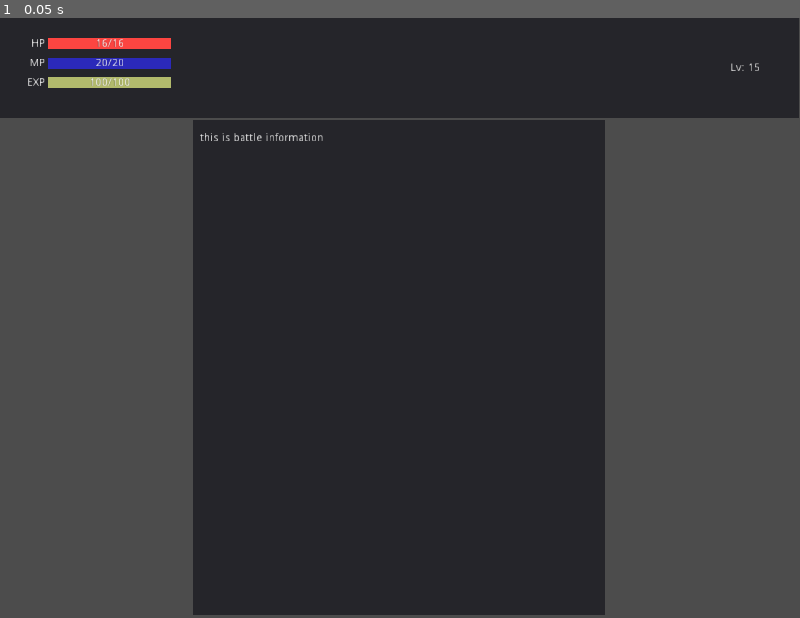
Above: before the commit, frame 1.
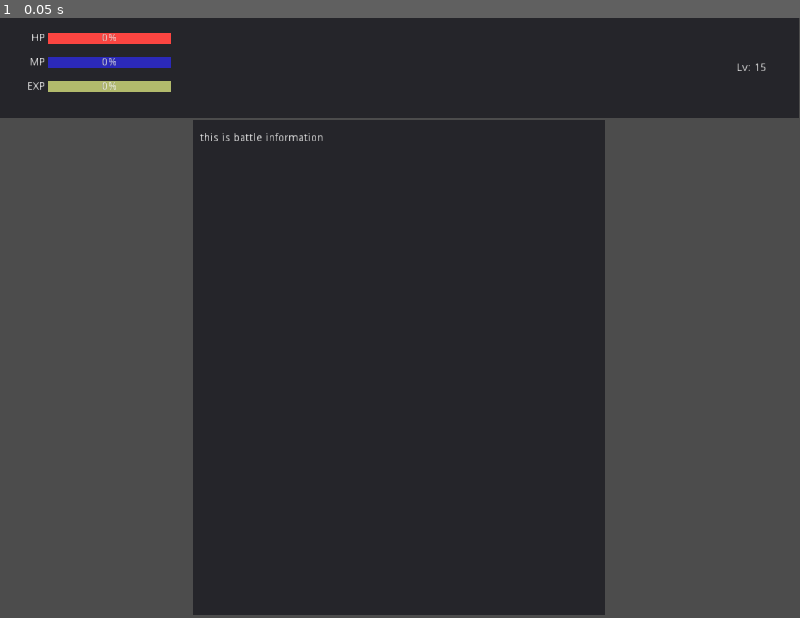
Above: after the commit, the same moment.

Repository: Eldanichu/projects
Game: Godot game, scene res://game.tscn
The game is run twice, just before and just after one commit, with the same random seed, the same clock (stepped at 60 frames per second) and the same inputs. The engine's default icon, where the game draws it, is replaced by a stand-in: a white triangle on a blue panel in a dark square.
Inputs:
- Up to frame 1 (0.05 s): no input

The runs differ from the first frame. In frame 1, 0.6% of the frame differs, in the area x 3-96%, y 2-13%.

Commit message:
Revert "计算等级"
This reverts commit b24b4d7963c9424179829d494d228bd2ccf3673b.

Diff:
--- a/M001/Data.gd
+++ /dev/null
@@ -1,17 +0,0 @@
-extends Node
-
-
-# Declare member variables here. Examples:
-# var a = 2
-# var b = "text"
-var lvl = Level
-
-# Called when the node enters the scene tree for the first time.
-func _ready():
-	lvl.new().init_level()
-	pass # Replace with function body.
-
-
-# Called every frame. 'delta' is the elapsed time since the previous frame.
-#func _process(delta):
-#	pass
--- a/M001/game.gd
+++ b/M001/game.gd
@@ -1,9 +1,10 @@
 extends Node
-class_name Game
+
+var L;
 
 func _ready():
-	print("game ready")
-	pass
+	L = Level.new()
+	L.init_level()
 
 func _exit_tree():
-	pass
+	L.free()
--- a/M001/game.tscn
+++ b/M001/game.tscn
@@ -1,72 +1,9 @@
-[gd_scene load_steps=10 format=2]
+[gd_scene load_steps=3 format=2]
 
 [ext_resource path="res://ui.tscn" type="PackedScene" id=1]
 [ext_resource path="res://game.gd" type="Script" id=2]
-[ext_resource path="res://icon.png" type="Texture" id=3]
-[ext_resource path="res://player.gd" type="Script" id=4]
 
-[sub_resource type="VisualShaderNodeInput" id=1]
-input_name = "uv"
-
-[sub_resource type="VisualShaderNodeScalarOp" id=2]
-default_input_values = [ 0, 0.0, 1, 2.2 ]
-
-[sub_resource type="VisualShaderNodeScalarFunc" id=3]
-function = 0
-
-[sub_resource type="VisualShader" id=4]
-code = "shader_type canvas_item;
-
-
-
-void vertex() {
-// Input:2
-	vec3 n_out2p0 = vec3(UV,0.0);
-
-// ScalarOp:3
-	float n_in3p1 = 2.20000;
-	float n_out3p0 = dot(n_out2p0, vec3(0.333333, 0.333333, 0.333333)) + n_in3p1;
-
-// ScalarFunc:4
-	float n_out4p0 = sin(n_out3p0);
-
-// Output:0
-	COLOR.rgb = vec3(n_out4p0);
-
-}
-
-void fragment() {
-// Output:0
-
-}
-
-void light() {
-// Output:0
-
-}
-"
-mode = 1
-flags/light_only = false
-nodes/vertex/0/position = Vector2( 1780, 160 )
-nodes/vertex/2/node = SubResource( 1 )
-nodes/vertex/2/position = Vector2( 260, 160 )
-nodes/vertex/3/node = SubResource( 2 )
-nodes/vertex/3/position = Vector2( 500, 140 )
-nodes/vertex/4/node = SubResource( 3 )
-nodes/vertex/4/position = Vector2( 720, 140 )
-nodes/vertex/connections = PoolIntArray( 2, 0, 3, 0, 4, 0, 0, 2, 3, 0, 4, 0 )
-nodes/fragment/0/position = Vector2( 540, 120 )
-
-[sub_resource type="ShaderMaterial" id=5]
-shader = SubResource( 4 )
-
-[node name="main" type="Node"]
+[node name="Node" type="Node"]
 script = ExtResource( 2 )
 
 [node name="ui" parent="." instance=ExtResource( 1 )]
-
-[node name="player" type="Sprite" parent="ui"]
-material = SubResource( 5 )
-position = Vector2( 1062, 35 )
-texture = ExtResource( 3 )
-script = ExtResource( 4 )
--- /dev/null
+++ b/M001/levels.gd
@@ -0,0 +1,30 @@
+extends Node
+class_name Level
+
+const sum_of_leveling_time = 401700
+const minLevel = 1
+const maxLevel = 99
+const leveling_time = {
+	"lt36":60,
+	"lt70":5400,
+	"lt100":7200
+}
+
+var levels={}
+
+func init_level():
+	for i in range(minLevel,maxLevel):
+		if(i < 36):
+			levels[str(i)] = _calc_level_exp(i,leveling_time["lt36"])
+		elif((i < 70)):
+			levels[str(i)] = _calc_level_exp(i,leveling_time["lt70"])
+		elif((i < 100)):
+			levels[str(i)] = _calc_level_exp(i,leveling_time["lt100"])
+	print(levels)
+
+func _calc_level_exp(level,const_time):
+	var r = (level * const_time * 1000000) / maxLevel  / sum_of_leveling_time * maxLevel
+	var mods = r- ( r % 100 )
+	if(mods == 0):
+		return  100
+	return mods
--- a/M001/player.gd
+++ /dev/null
@@ -1,7 +0,0 @@
-extends Sprite
-
-onready var ui = get_parent()
-onready var hp = ui.get_node("top/v/m1/HBoxContainer/p_hp/lbl_hp_val")
-
-func _ready():
-	pass
--- a/M001/project.godot
+++ b/M001/project.godot
@@ -10,24 +10,12 @@
 
 _global_script_classes=[ {
 "base": "Node",
-"class": "Game",
+"class": "Level",
 "language": "GDScript",
-"path": "res://game.gd"
-}, {
-"base": "Node",
-"class": "Props",
-"language": "GDScript",
-"path": "res://props_player.gd"
-}, {
-"base": "Control",
-"class": "UI",
-"language": "GDScript",
-"path": "res://ui.gd"
+"path": "res://levels.gd"
 } ]
 _global_script_class_icons={
-"Game": "",
-"Props": "",
-"UI": ""
+"Level": ""
 }
 
 [application]
--- a/M001/props_player.gd
+++ /dev/null
@@ -1,50 +0,0 @@
-extends Node
-class_name Props
-
-const sum_of_leveling_time = 401700
-const minLevel = 1
-const maxLevel = 99
-const leveling_time = {
-	"lt36":60,
-	"lt70":5400,
-	"lt100":7200
-}
-
-var props=[] setget ,get_levels_props
-
-func init_level():
-	for i in range(minLevel,maxLevel):
-		var _o = {}
-		if(i < 36):
-			_o['expr'] = _calc_level_exp(i,leveling_time["lt36"])
-		elif((i < 70)):
-			_o['expr'] = _calc_level_exp(i,leveling_time["lt70"])
-		elif((i < 100)):
-			_o['expr'] = _calc_level_exp(i,leveling_time["lt100"])
-		_o['hp'] =_calc_level_hp(i)
-		_o['mp'] = _calc_level_mp(i)
-		props.append(_o)
-
-func _calc_level_exp(level,const_time):
-	var r = (level * const_time * 1000000) / maxLevel  / sum_of_leveling_time * maxLevel
-	var mods = r - ( r % 100 )
-	if(mods == 0):
-		return  100
-	return mods
-
-func _calc_level_hp(i):
-	return {
-		'fs':int (14 + (int(i/ 15 +  2)*i)),
-		'ds':int (14 + (int(i/ 6  +  3)*i)),
-		'zs':int (14 + (int(i/ 4  +  5)*i))
-	}
-
-func _calc_level_mp(i):
-		return {
-		'fs':int(13 + (int(i/ 5  +  2)*2.2*i)),
-		'ds':int(13 + (int(i/ 8  +  5)*2.2*i)),
-		'zs':int(13 + (i*3.5))
-	}
-
-func get_levels_props():
-	return props
--- a/M001/top.tscn
+++ b/M001/top.tscn
@@ -29,34 +29,26 @@
 
 [node name="v" type="VBoxContainer" parent="."]
 anchor_top = 0.5
-anchor_bottom = 0.608
+anchor_bottom = 0.5
 margin_left = 20.0
 margin_top = -45.0
 margin_right = 220.0
 margin_bottom = 45.0
 size_flags_horizontal = 3
 size_flags_vertical = 3
-size_flags_stretch_ratio = 5.13
 __meta__ = {
 "_edit_lock_": true,
 "_edit_use_anchors_": false
 }
 
-[node name="m1" type="MarginContainer" parent="v"]
+[node name="HBoxContainer" type="HBoxContainer" parent="v"]
 margin_right = 200.0
-margin_bottom = 21.0
-size_flags_stretch_ratio = 3.58
-custom_constants/margin_top = 7
+margin_bottom = 27.0
+size_flags_vertical = 7
 
-[node name="HBoxContainer" type="HBoxContainer" parent="v/m1"]
-margin_top = 7.0
-margin_right = 200.0
-margin_bottom = 21.0
-size_flags_vertical = 5
-
-[node name="l_hp" type="Label" parent="v/m1/HBoxContainer"]
+[node name="l_hp" type="Label" parent="v/HBoxContainer"]
 margin_right = 39.0
-margin_bottom = 14.0
+margin_bottom = 27.0
 grow_horizontal = 0
 size_flags_horizontal = 3
 size_flags_vertical = 1
@@ -64,22 +56,19 @@
 text = "HP"
 align = 2
 
-[node name="p_hp" type="ProgressBar" parent="v/m1/HBoxContainer"]
+[node name="p_hp" type="ProgressBar" parent="v/HBoxContainer"]
 margin_left = 43.0
 margin_right = 200.0
 margin_bottom = 14.0
 size_flags_horizontal = 3
-size_flags_vertical = 1
 size_flags_stretch_ratio = 2.75
 custom_styles/bg = SubResource( 1 )
-percent_visible = false
 
-[node name="p_hp_ov" type="ProgressBar" parent="v/m1/HBoxContainer/p_hp"]
+[node name="p_hp_ov" type="ProgressBar" parent="v/HBoxContainer/p_hp"]
 visible = false
 margin_right = 157.0
 margin_bottom = 14.0
 size_flags_horizontal = 3
-size_flags_vertical = 1
 size_flags_stretch_ratio = 2.75
 custom_styles/bg = SubResource( 2 )
 __meta__ = {
@@ -87,32 +76,15 @@
 "_editor_description_": ""
 }
 
-[node name="lbl_hp_val" type="Label" parent="v/m1/HBoxContainer/p_hp"]
-margin_right = 157.0
-margin_bottom = 14.0
-text = "16/16"
-align = 1
-valign = 1
-clip_text = true
-__meta__ = {
-"_edit_use_anchors_": false,
-"_editor_description_": ""
-}
+[node name="HBoxContainer2" type="HBoxContainer" parent="v"]
+margin_top = 31.0
+margin_right = 200.0
+margin_bottom = 58.0
+size_flags_vertical = 3
 
-[node name="m2" type="MarginContainer" parent="v"]
-margin_top = 25.0
-margin_right = 200.0
-margin_bottom = 46.0
-custom_constants/margin_top = 7
-
-[node name="HBoxContainer2" type="HBoxContainer" parent="v/m2"]
-margin_top = 7.0
-margin_right = 200.0
-margin_bottom = 21.0
-
-[node name="l_mp" type="Label" parent="v/m2/HBoxContainer2"]
+[node name="l_mp" type="Label" parent="v/HBoxContainer2"]
 margin_right = 39.0
-margin_bottom = 14.0
+margin_bottom = 27.0
 grow_horizontal = 0
 size_flags_horizontal = 3
 size_flags_vertical = 1
@@ -120,47 +92,27 @@
 text = "MP"
 align = 2
 
-[node name="p_mp" type="ProgressBar" parent="v/m2/HBoxContainer2"]
+[node name="p_mp" type="ProgressBar" parent="v/HBoxContainer2"]
 margin_left = 43.0
 margin_right = 200.0
 margin_bottom = 14.0
 size_flags_horizontal = 3
-size_flags_vertical = 1
 size_flags_stretch_ratio = 2.75
 custom_styles/bg = SubResource( 3 )
-percent_visible = false
 __meta__ = {
 "_edit_use_anchors_": false,
 "_editor_description_": ""
 }
 
-[node name="lbl_mp_val" type="Label" parent="v/m2/HBoxContainer2/p_mp"]
-margin_right = 157.0
-margin_bottom = 14.0
-text = "20/20"
-align = 1
-valign = 1
-clip_text = true
-__meta__ = {
-"_edit_use_anchors_": false,
-"_editor_description_": ""
-}
+[node name="HBoxContainer3" type="HBoxContainer" parent="v"]
+margin_top = 62.0
+margin_right = 200.0
+margin_bottom = 90.0
+size_flags_vertical = 7
 
-[node name="m3" type="MarginContainer" parent="v"]
-margin_top = 50.0
-margin_right = 200.0
-margin_bottom = 71.0
-size_flags_stretch_ratio = 0.0
-custom_constants/margin_top = 7
-
-[node name="HBoxContainer3" type="HBoxContainer" parent="v/m3"]
-margin_top = 7.0
-margin_right = 200.0
-margin_bottom = 21.0
-
-[node name="l_exp" type="Label" parent="v/m3/HBoxContainer3"]
+[node name="l_exp" type="Label" parent="v/HBoxContainer3"]
 margin_right = 39.0
-margin_bottom = 14.0
+margin_bottom = 28.0
 grow_horizontal = 0
 size_flags_horizontal = 3
 size_flags_vertical = 1
@@ -168,54 +120,31 @@
 text = "EXP"
 align = 2
 
-[node name="p_exp" type="ProgressBar" parent="v/m3/HBoxContainer3"]
+[node name="p_exp" type="ProgressBar" parent="v/HBoxContainer3"]
 margin_left = 43.0
 margin_right = 200.0
 margin_bottom = 14.0
 size_flags_horizontal = 3
-size_flags_vertical = 1
 size_flags_stretch_ratio = 2.75
-custom_styles/bg = SubResource( 4 )
+custom_styles/bg = SubResource( 5 )
 custom_colors/font_color = Color( 1, 1, 1, 1 )
-percent_visible = false
 __meta__ = {
 "_editor_description_": ""
 }
 
-[node name="lbl_exp_val" type="Label" parent="v/m3/HBoxContainer3/p_exp"]
-margin_right = 157.0
-margin_bottom = 14.0
-text = "100/100"
-align = 1
-valign = 1
-clip_text = true
+[node name="HBoxContainer" type="HBoxContainer" parent="."]
+anchor_left = 1.0
+anchor_top = 0.5
+anchor_right = 1.0
+anchor_bottom = 0.5
+margin_left = -80.0
+margin_top = -20.0
+margin_bottom = 20.0
 __meta__ = {
 "_edit_use_anchors_": false
 }
 
-[node name="MarginContainer" type="MarginContainer" parent="."]
-anchor_left = 1.0
-anchor_top = 0.5
-anchor_right = 1.0
-anchor_bottom = 0.5
-margin_left = -88.0
-margin_top = -20.0
-margin_bottom = 20.0
-custom_constants/margin_right = 8
-__meta__ = {
-"_edit_use_anchors_": false
-}
-
-[node name="HBoxContainer" type="HBoxContainer" parent="MarginContainer"]
-margin_right = 80.0
-margin_bottom = 40.0
-size_flags_horizontal = 3
-size_flags_vertical = 3
-__meta__ = {
-"_edit_use_anchors_": false
-}
-
-[node name="Label" type="Label" parent="MarginContainer/HBoxContainer"]
+[node name="Label" type="Label" parent="HBoxContainer"]
 margin_top = 13.0
 margin_right = 18.0
 margin_bottom = 27.0
@@ -226,15 +155,15 @@
 "_edit_use_anchors_": false
 }
 
-[node name="LineEdit" type="LineEdit" parent="MarginContainer/HBoxContainer"]
+[node name="LineEdit" type="LineEdit" parent="HBoxContainer"]
 margin_left = 22.0
 margin_right = 80.0
 margin_bottom = 40.0
 focus_mode = 0
 mouse_filter = 2
 mouse_default_cursor_shape = 0
-custom_styles/read_only = SubResource( 5 )
-custom_styles/focus = SubResource( 6 )
+custom_styles/read_only = SubResource( 6 )
+custom_styles/focus = SubResource( 7 )
 custom_colors/font_color_uneditable = Color( 1, 1, 1, 1 )
 text = "15"
 align = 3
--- a/M001/ui.gd
+++ b/M001/ui.gd
@@ -1,10 +1,19 @@
 extends Control
-class_name UI
 
-onready var l_exp_val = $top/v/m3/HBoxContainer3/p_exp/lbl_exp_val
+onready var p_hp = $top/v/HBoxContainer/p_hp
+onready var l_hp = $top/v/HBoxContainer/l_hp
 
-var props= Props.new();
+onready var p_mp = $top/v/HBoxContainer/p_mp
+onready var l_mp = $top/v/HBoxContainer/l_mp
+
+onready var p_exp = $top/v/HBoxContainer/p_exp
+onready var l_exp = $top/v/HBoxContainer/l_exp
 
 func _ready():
-	props.init_level()
-	pass
+	_bind_events()
+
+func on_hp_changed(v):
+	print(v)
+
+func _bind_events():
+	p_hp.connect("value_changed",self,'on_hp_changed',[p_hp.value, p_hp.max_value])
Not shown: 1 places in M001/top.tscn that only renumber resources
Not shown, changed: M001/debug.log
Not shown, changed: 游戏公式.xlsx
